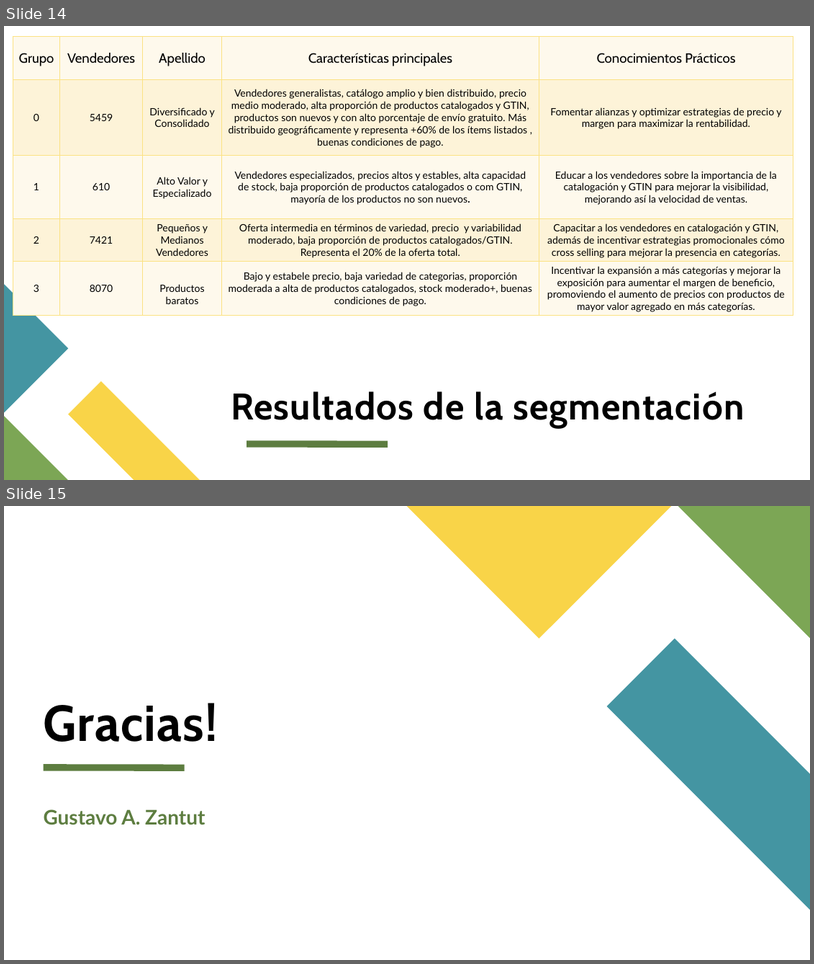
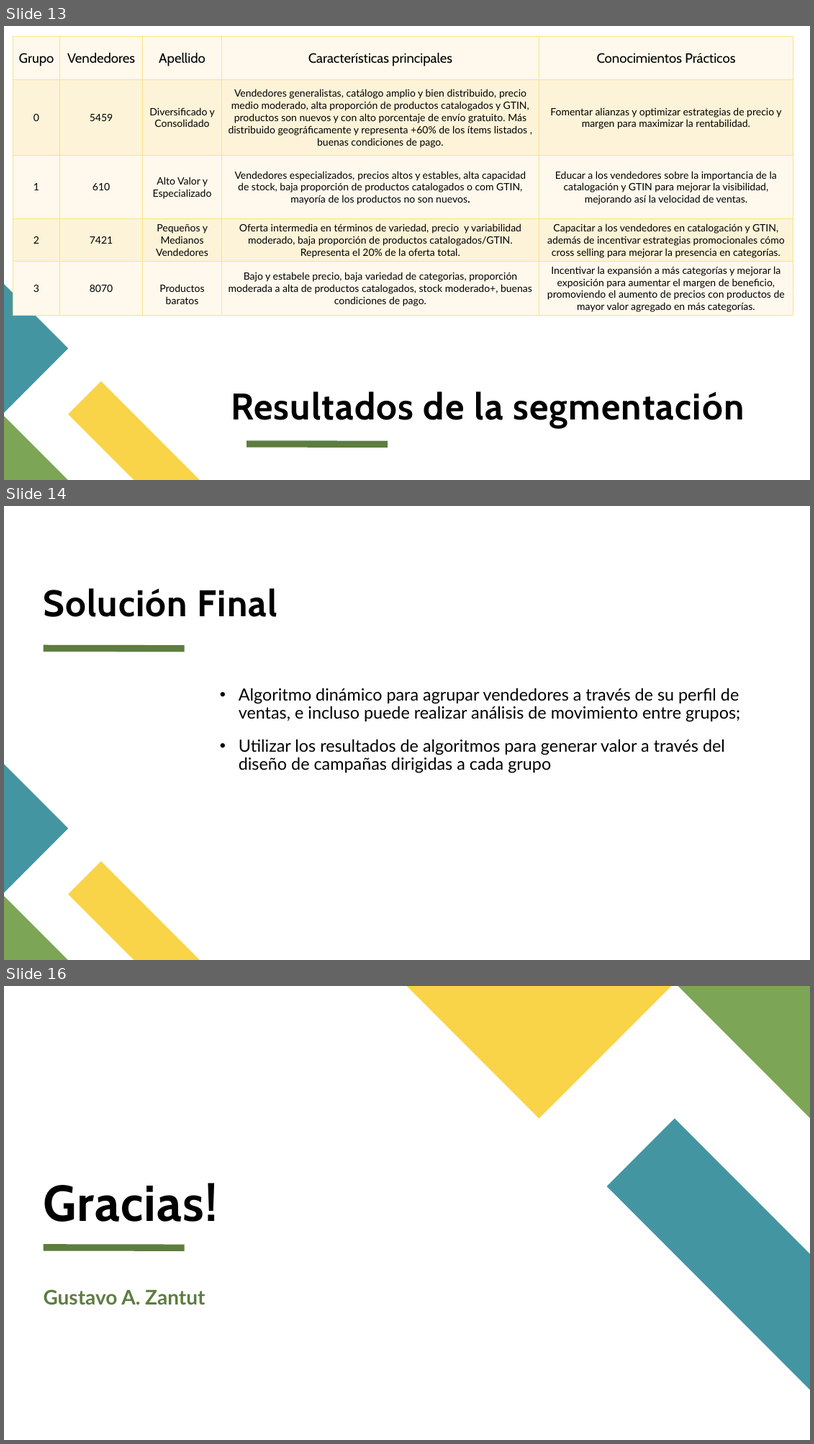
Before and after one commit to gustavozantut/MeLi_DA_Case, a slide deck: Segmentación de Vendedores en Mercado Libre.pptx. Shown one above the other, each under a label of ours: slides 14 and 15 before the commit, slides 13, 14 and 16 after it; the slides between them are not shown. The pictures are 814x964 and 814x1444 pixels, drawn with LibreOffice and Linux fonts; fonts in the diff are those of the drawing. Boxes give left, top, right and bottom in pixels: in the first picture for what was removed or moved away, otherwise in the second. Text is boxed around its words. In the diff, an @@ line names an element or a change of style, - is before the commit and + after.

```diff
--- a/Segmentación de Vendedores en Mercado Libre.pptx
+++ b/Segmentación de Vendedores en Mercado Libre.pptx
@@ slide 14 added at <box>4,506,810,960</box>, background #FFFFFF @@
@@ title added at <box>44,588,278,617</box>, 44 pt, text #000000, bold @@
+Solución Final
@@ line added from (44, 648) to (184, 648), #5D7D40 8 pt @@
@@ text added at <box>239,687,741,773</box>, 20 pt, text #000000 @@
+• Algoritmo dinámico para agrupar vendedores a través de su perfil de ventas, e incluso puede realizar análisis de movimiento entre grupos;
+• Utilizar los resultados de algoritmos para generar valor a través del diseño de campañas dirigidas a cada grupo
@@ freeform shape added at <box>4,764,68,893</box>, fill #4495A2 @@
@@ freeform shape added at <box>68,861,199,960</box>, fill #F9D448 @@
@@ freeform shape added at <box>4,896,68,960</box>, fill #7CA655 @@
@@ what was slide 14 is now slide 13 @@
@@ what was slide 15 is now slide 16 @@
```
Also in this commit, not shown: 2 slides changed, 1 other slide added, 1 slide removed.
